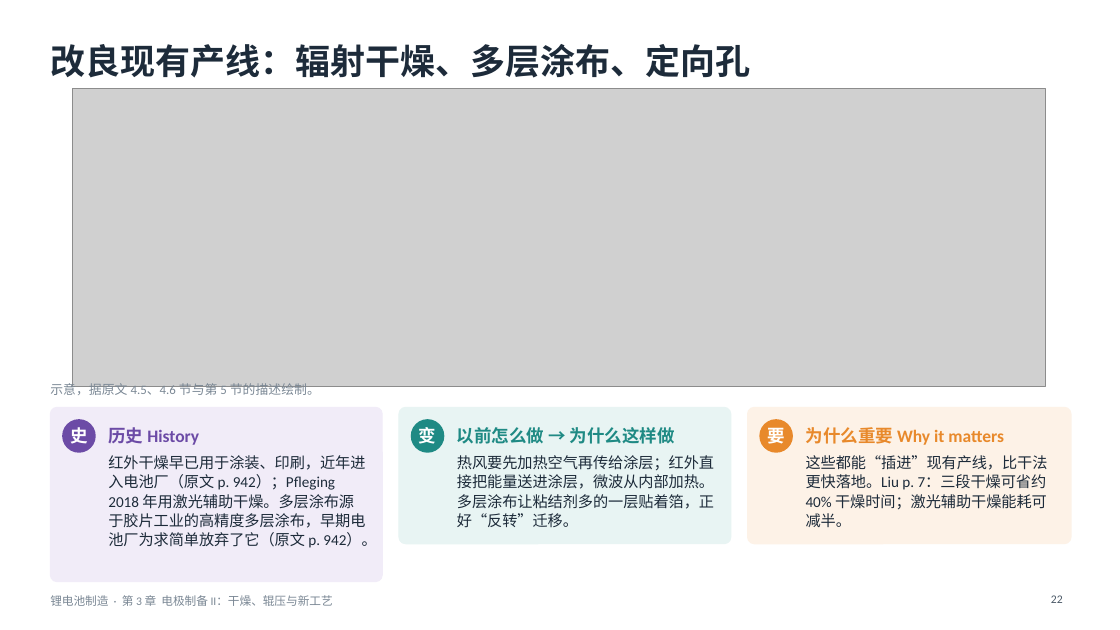
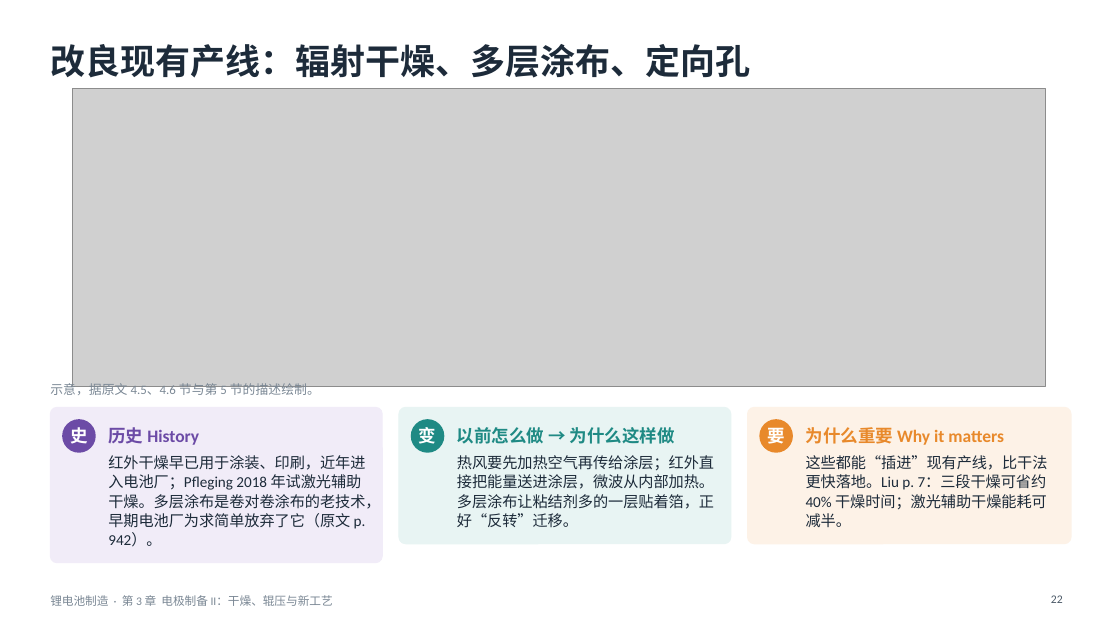
Before and after one commit to zhaoyuw44-lang/Trash, a slide deck: slide 22 of slides/decks/batmfg/batmfg_ch3.pptx. Drawn at 1120x630 pixels with LibreOffice and Linux fonts; fonts in the diff are those of the drawing; grey boxes stand for pictures. Boxes give left, top, right and bottom in pixels: in the first picture for what was removed or moved away, otherwise in the second. Text is boxed around its words. In the diff, an @@ line names an element or a change of style, - is before the commit and + after.

```diff
--- a/slides/decks/batmfg/batmfg_ch3.pptx
+++ b/slides/decks/batmfg/batmfg_ch3.pptx
@@ rounded rectangle: place and size @@
-rounded rectangle at [50, 408, 382, 581]
+rounded rectangle at [50, 408, 382, 563]
@@ rounded rectangle at [50, 408, 382, 563]: proportions changed @@
@@ text at [108, 455, 380, 547]: text changed @@
-红外干燥早已用于涂装、印刷，近年进入电池厂（原文 p. 942）；Pfleging 2018 年用激光辅助干燥。多层涂布源于胶片工业的高精度多层涂布，早期电池厂为求简单放弃了它（原文 p. 942）。
+红外干燥早已用于涂装、印刷，近年进入电池厂；Pfleging 2018 年试激光辅助干燥。多层涂布是卷对卷涂布的老技术，早期电池厂为求简单放弃了它（原文 p. 942）。
```
Also in this commit, not shown: 5 other slides changed, 9 other files.
